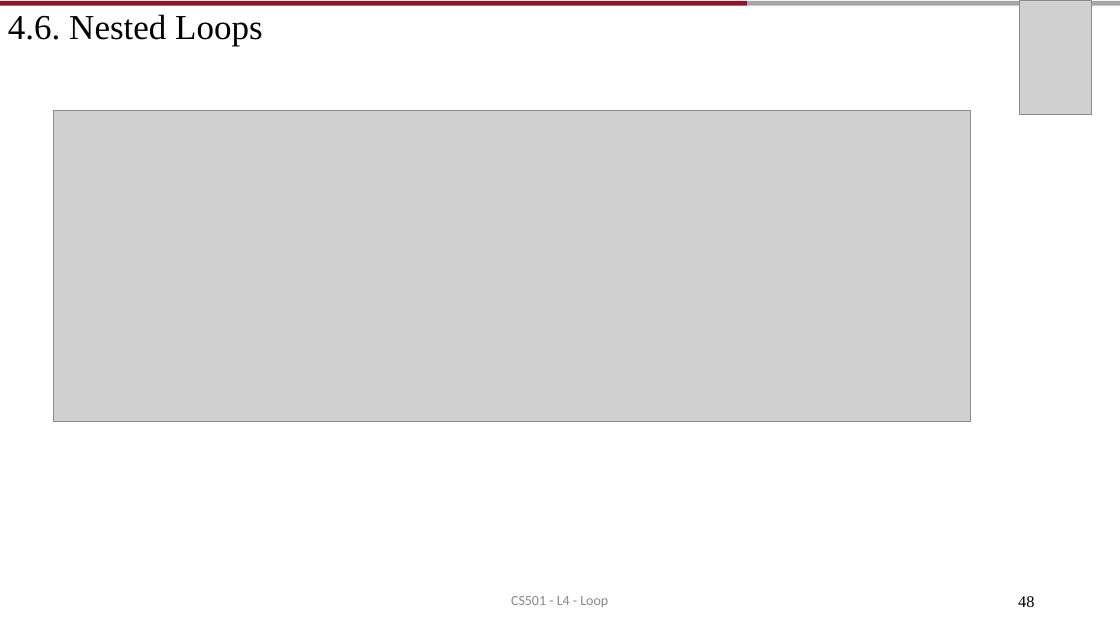
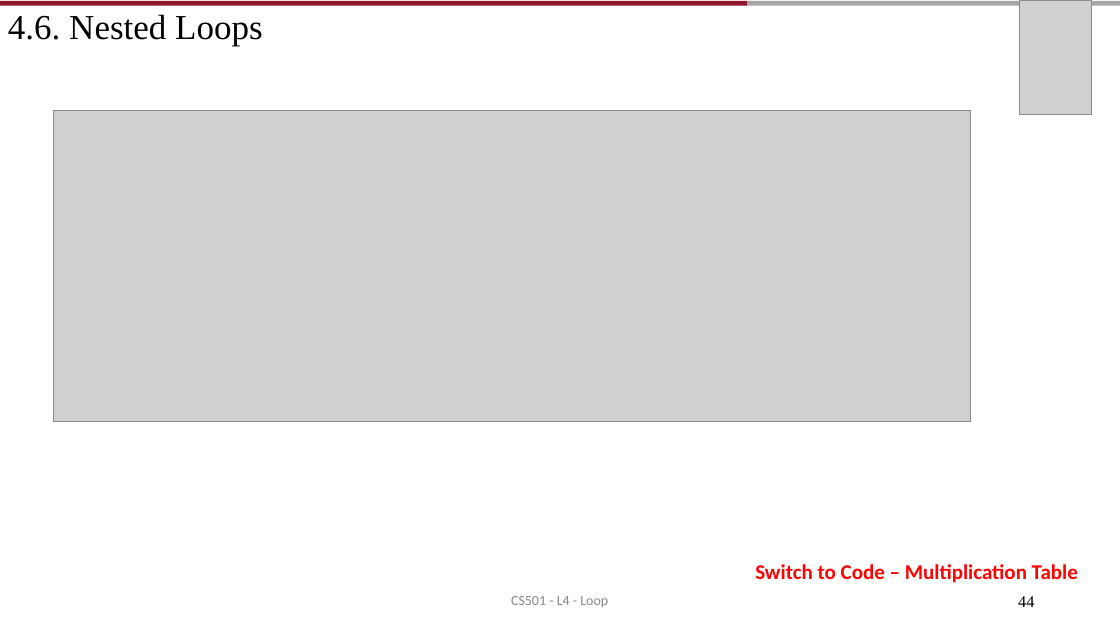
Before and after one commit to AughdonBreslin/CS501IntroToJava, a slide deck: slide 44 of Lectures/4_Loop_V1.pptx (slide 48 before the commit). Drawn at 1120x630 pixels with LibreOffice and Linux fonts; fonts in the diff are those of the drawing; grey boxes stand for pictures. Boxes give left, top, right and bottom in pixels: in the first picture for what was removed or moved away, otherwise in the second. Text is boxed around its words. In the diff, an @@ line names an element or a change of style, - is before the commit and + after.

```diff
--- a/Lectures/4_Loop_V1.pptx
+++ b/Lectures/4_Loop_V1.pptx
@@ text added at (755, 564, 1078, 583), 18 pt, text #FF0000, bold @@
+Switch to Code – Multiplication Table
@@ page number at (1018, 596, 1034, 607): text changed @@
-48
+44
```
Also in this commit, not shown: 7 other slides changed, 4 slides removed, 40 other files.
